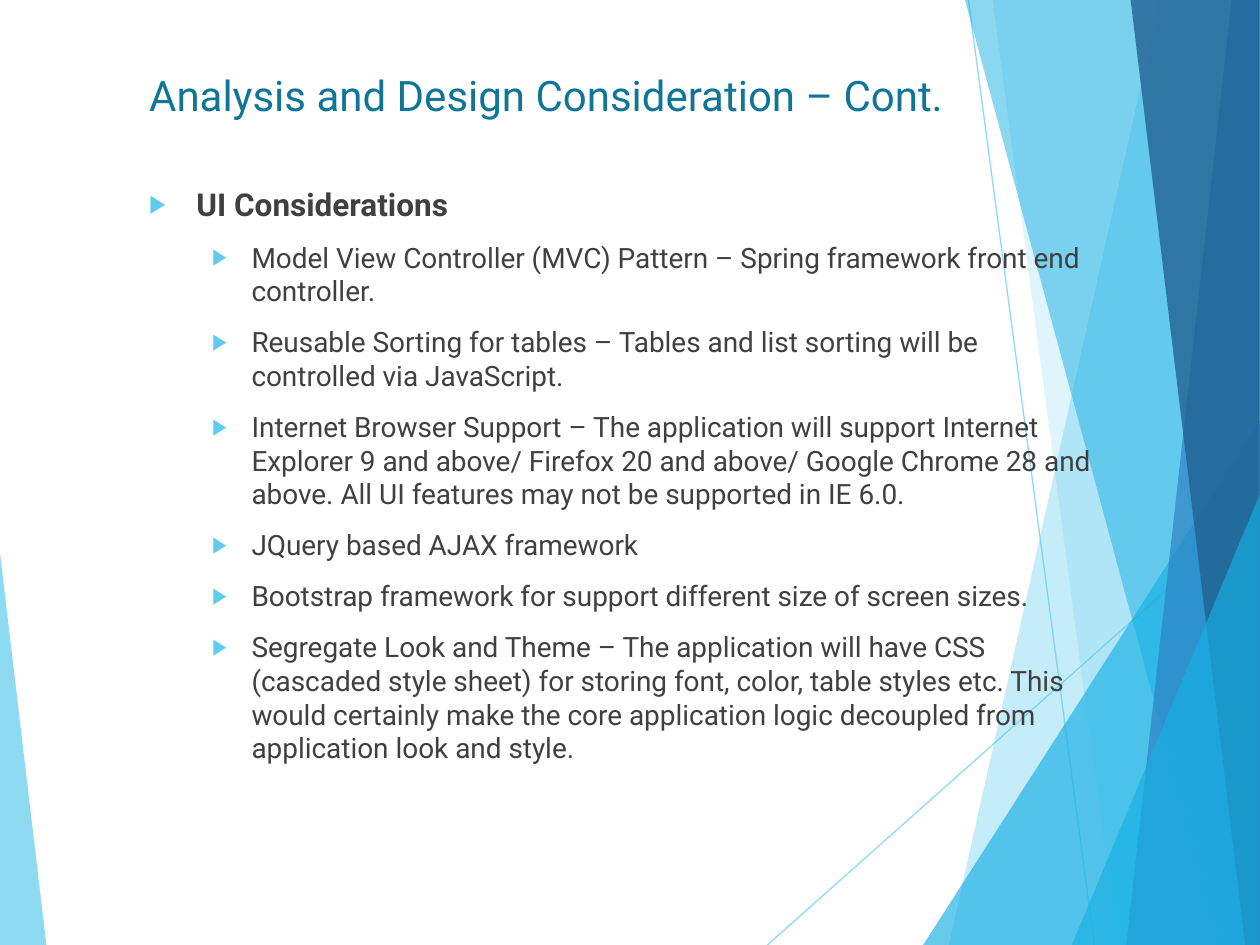
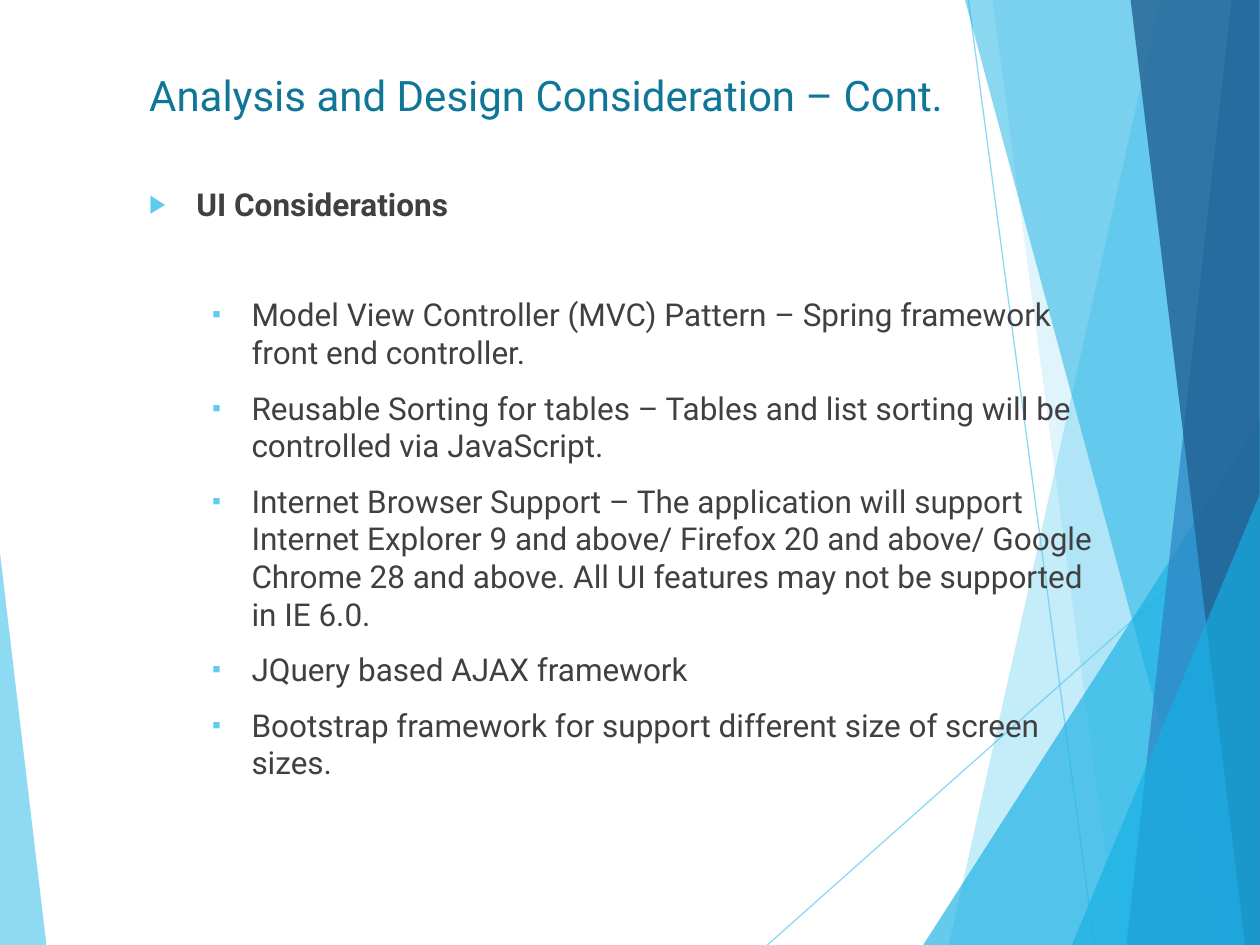
Before and after one commit to isurudewasurendra/SappuSavari, a slide deck: slide 15 of documentation/Location Based Mobile Marketing System.pptx. Drawn at 1260x945 pixels with LibreOffice and Linux fonts; fonts in the diff are those of the drawing. Boxes give left, top, right and bottom in pixels: in the first picture for what was removed or moved away, otherwise in the second. Text is boxed around its words. In the diff, an @@ line names an element or a change of style, - is before the commit and + after.

```diff
--- a/documentation/Location Based Mobile Marketing System.pptx
+++ b/documentation/Location Based Mobile Marketing System.pptx
@@ text at (252,298,1091,775): size 16 to 18 pt; bullet ▶ to ▪ @@
@@ text at (252,636,1063,764): paragraph removed @@
-  ▶ Segregate Look and Theme – The application will have CSS (cascaded style sheet) for storing font, color, table styles etc. This would certainly make the core application logic decoupled from application look and style.
```
Also in this commit, not shown: 7 other slides changed, 1 slide added, 1 other file.
